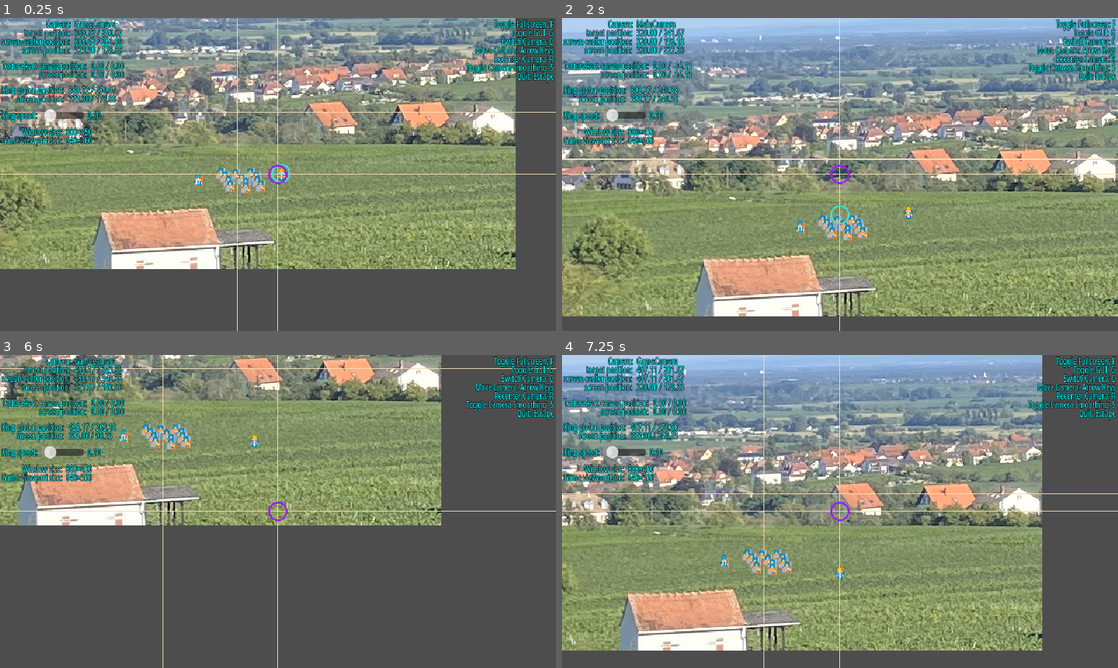
Above: before the commit, frames 1-4 (two rows, left to right).
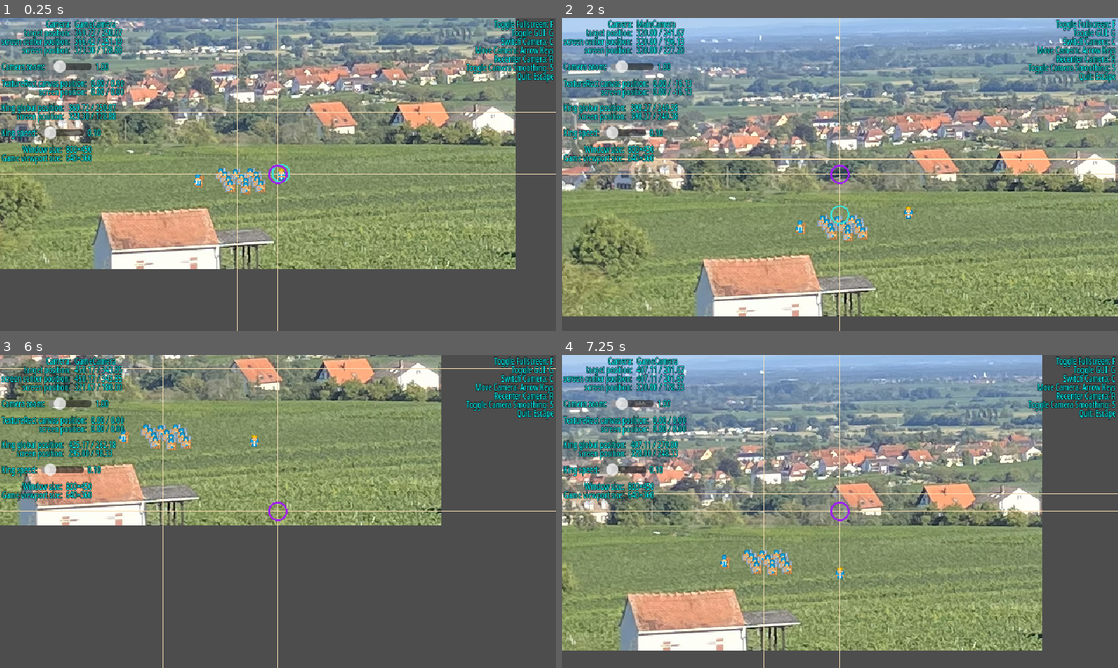
Above: after the commit, the same moments.

Repository: Toxe/godot-pixel-style
Game: Godot game, scene res://scenes/main.tscn
The game is run twice, just before and just after one commit, with the same random seed, the same clock (stepped at 60 frames per second) and the same inputs.
Inputs:
- Up to frame 1 (0.25 s): no input
- Up to frame 2 (2 s): tap Enter at 0.5 s; hold Right (ui_right) 0.53-1.28 s; hold R (recenter_camera) 0.53-1.28 s; hold Down (ui_down) from 1.28 s (still down); tap C (switch_camera) at 1.35 s
- Up to frame 3 (6 s): release Down (ui_down) at 2.03 s; hold Right (ui_right) 2.03-2.78 s; hold S (toggle_camera_smoothing) 2.03-2.78 s; hold Up (ui_up) 2.78-3.53 s; tap G (toggle_gui) at 2.85, 5.85 s; hold R (recenter_camera) 3.53-4.28 s; hold Left (ui_left) 3.53-5.03 s; tap C (switch_camera) at 4.35 s; hold Down (ui_down) 5.03-5.78 s; hold S (toggle_camera_smoothing) 5.03-5.78 s; hold Right (ui_right) from 5.78 s (still down)
- Up to frame 4 (7.25 s): release Right (ui_right) at 6.53 s; hold Up (ui_up) from 6.53 s (still down); hold R (recenter_camera) from 6.53 s (still down)

The runs differ from the first frame. In frame 1, 4.2% of the frame differs, in the area x 0-23%, y 13-47%; in frame 2, 4.2%, in the area x 0-24%, y 13-47%; in frame 3, 4.2%; in frame 4, 4.2%.

Commit message:
Add camera zoom slider

Diff:
--- a/PixelStyle/scenes/gui.gd
+++ b/PixelStyle/scenes/gui.gd
@@ -5,16 +5,13 @@
 @export var texture_rect: TextureRect
 
 @onready var camera_label: Label = $HBoxContainer/VBoxContainer/HBoxContainer/CameraLabel
+@onready var camera_zoom_slider: HSlider = $HBoxContainer/VBoxContainer/HBoxContainer6/CameraZoomSlider
+@onready var camera_zoom_label: Label = $HBoxContainer/VBoxContainer/HBoxContainer6/CameraZoomLabel
 @onready var texture_rect_label: Label = $HBoxContainer/VBoxContainer/HBoxContainer2/TextureRectLabel
 @onready var king_label: Label = $HBoxContainer/VBoxContainer/HBoxContainer3/KingLabel
 @onready var king_speed_slider: HSlider = $HBoxContainer/VBoxContainer/HBoxContainer4/KingSpeedSlider
 @onready var king_speed_label: Label = $HBoxContainer/VBoxContainer/HBoxContainer4/KingSpeedLabel
 @onready var window_size_label: Label = $HBoxContainer/VBoxContainer/HBoxContainer5/WindowSizeLabel
-
-
-func _ready() -> void:
-    king_speed_slider.value = game.king_speed
-    king_speed_label.text = "%.2f" % game.king_speed
 
 
 func _process(delta: float) -> void:
@@ -25,6 +22,12 @@
     texture_rect_label.text = "%s\n%s" % [format_position(texture_rect.get_canvas_transform().origin), format_position(texture_rect.get_screen_transform().origin)]
     king_label.text = "%s\n%s" % [format_position(game.king.global_position), format_position(game.king.get_screen_transform().origin)]
     window_size_label.text = "%s\n%s" % [format_size(get_window().size), format_size((game.get_viewport() as SubViewport).size)]
+
+    camera_zoom_slider.value = camera_manager.current_camera.zoom.x
+    camera_zoom_label.text = "%.2f" % camera_manager.current_camera.zoom.x
+    king_speed_slider.value = game.king_speed
+    king_speed_label.text = "%.2f" % game.king_speed
+
     queue_redraw()
 
 
@@ -63,6 +66,11 @@
     return "%d×%d" % [vec.x, vec.y]
 
 
+func _on_camera_zoom_slider_value_changed(value: float) -> void:
+    camera_manager.current_camera.zoom = Vector2(value, value)
+    camera_zoom_label.text = "%.2f" % camera_manager.current_camera.zoom.x
+
+
 func _on_king_speed_slider_value_changed(value: float) -> void:
     game.king_speed = value
     king_speed_label.text = "%.2f" % game.king_speed
--- a/PixelStyle/scenes/gui.tscn
+++ b/PixelStyle/scenes/gui.tscn
@@ -31,6 +31,26 @@
 horizontal_alignment = 2
 
 [node name="CameraLabel" type="Label" parent="HBoxContainer/VBoxContainer/HBoxContainer"]
+layout_mode = 2
+text = "???"
+
+[node name="HBoxContainer6" type="HBoxContainer" parent="HBoxContainer/VBoxContainer"]
+layout_mode = 2
+
+[node name="Label" type="Label" parent="HBoxContainer/VBoxContainer/HBoxContainer6"]
+layout_mode = 2
+text = "Camera zoom:"
+
+[node name="CameraZoomSlider" type="HSlider" parent="HBoxContainer/VBoxContainer/HBoxContainer6"]
+custom_minimum_size = Vector2(50, 0)
+layout_mode = 2
+focus_mode = 0
+min_value = 0.25
+max_value = 5.0
+step = 0.25
+value = 1.0
+
+[node name="CameraZoomLabel" type="Label" parent="HBoxContainer/VBoxContainer/HBoxContainer6"]
 layout_mode = 2
 text = "???"
 
@@ -103,4 +123,5 @@
 Quit: Escape"
 horizontal_alignment = 2
 
+[connection signal="value_changed" from="HBoxContainer/VBoxContainer/HBoxContainer6/CameraZoomSlider" to="." method="_on_camera_zoom_slider_value_changed"]
 [connection signal="value_changed" from="HBoxContainer/VBoxContainer/HBoxContainer4/KingSpeedSlider" to="." method="_on_king_speed_slider_value_changed"]
